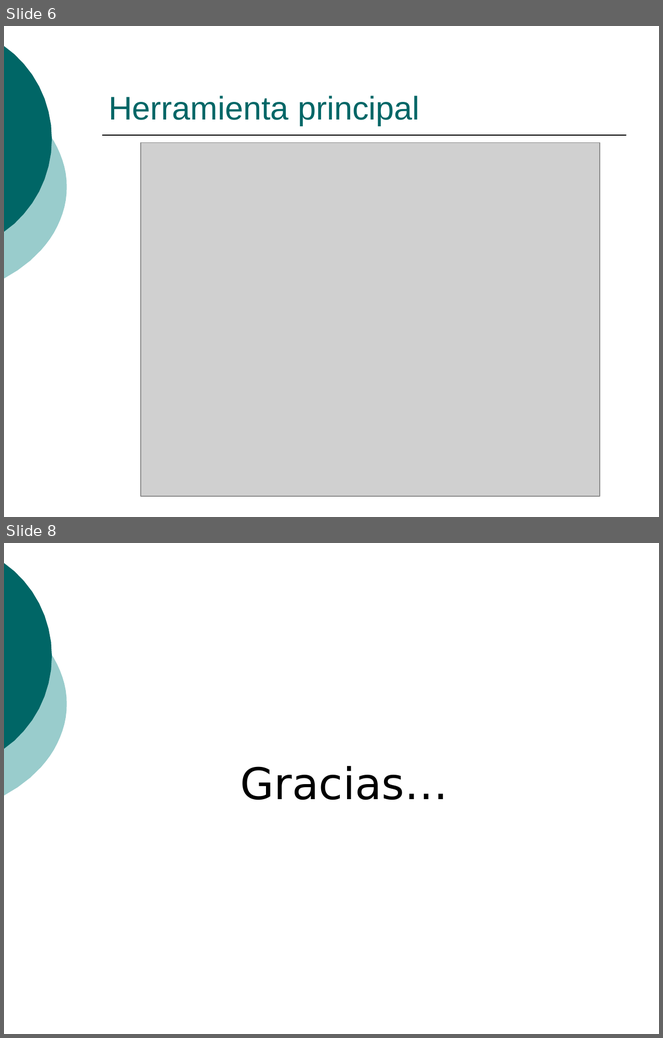
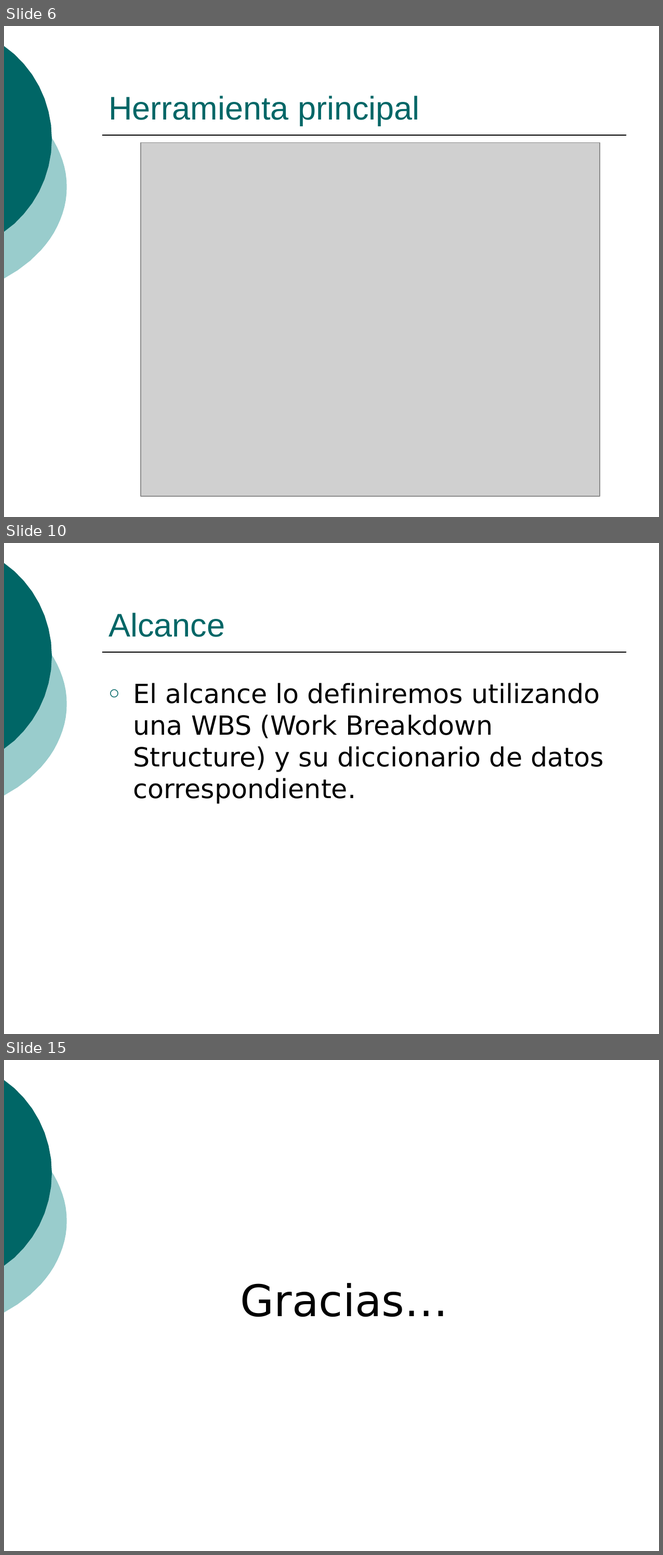
Before and after one commit to ingevy/taller-desarrollo-proyectos-ii-2do-2010, a slide deck: doc/presentaciones/Presentación inicial.ppt. Shown one above the other, each under a label of ours: slides 6 and 8 before the commit, slides 6, 10 and 15 after it; the slides between them are not shown. The pictures are 663x1038 and 663x1555 pixels, drawn with LibreOffice and Linux fonts; fonts in the diff are those of the drawing; grey boxes stand for pictures. Boxes give left, top, right and bottom in pixels: in the first picture for what was removed or moved away, otherwise in the second. Text is boxed around its words. In the diff, an @@ line names an element or a change of style, - is before the commit and + after.

```diff
--- a/doc/presentaciones/Presentación inicial.ppt
+++ b/doc/presentaciones/Presentación inicial.ppt
@@ slide 10 added at (4,543,659,1034), background #FFFFFF; not listed: 3 template elements that a slide beside it also shows @@
@@ title added at (109,613,225,637), 36 pt, text #006666 @@
+Alcance
@@ text added at (133,683,604,804), 29 pt, text #000000 @@
+○ El alcance lo definiremos utilizando una WBS (Work Breakdown Structure) y su diccionario de datos correspondiente.
@@ what was slide 8 is now slide 15 @@
```
Also in this commit, not shown: 1 slide changed, 7 other slides added, 1 slide removed.
